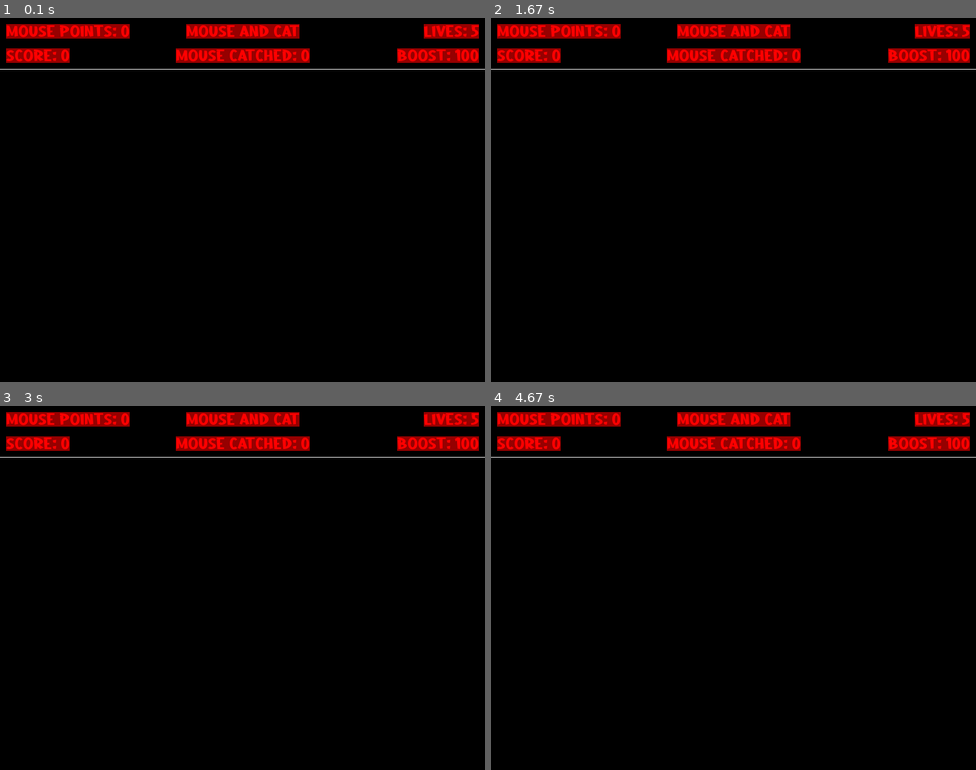
Above: before the commit, frames 1-4 (two rows, left to right).
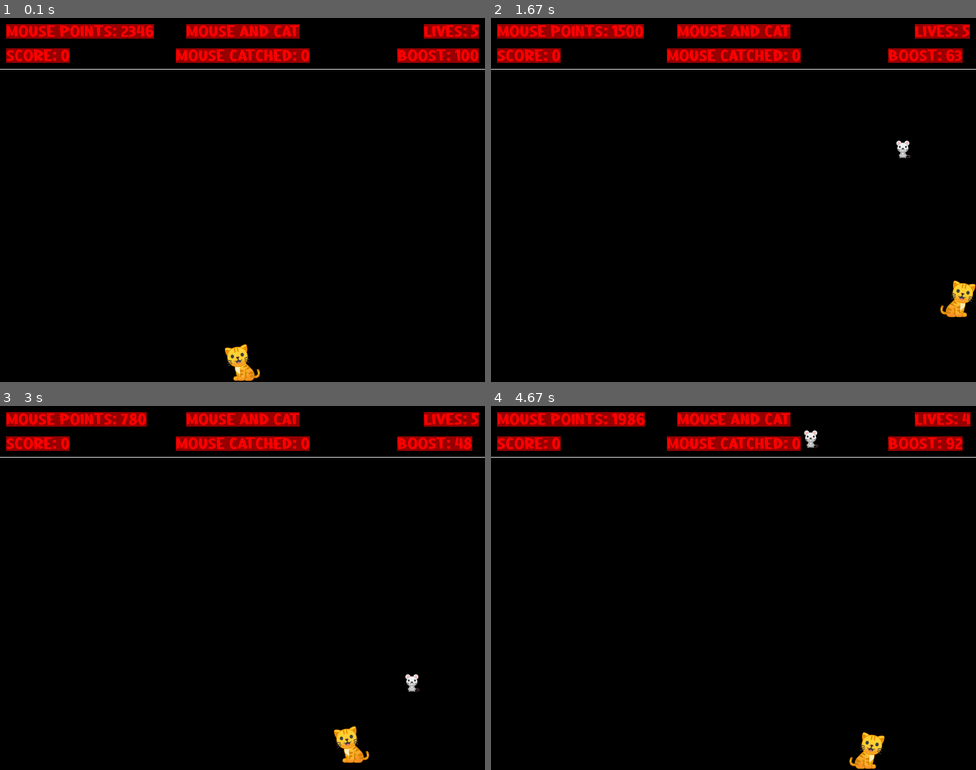
Above: after the commit, the same moments.

Repository: Meruman/Pygame-game-dev
Game: pygame game, started from 5.-MouseAndCat/mouse_and_cat.py
The game is run twice, just before and just after one commit, with the same random seed, the same clock (stepped at 60 frames per second) and the same inputs.
Inputs:
- Up to frame 1 (0.1 s): no input
- Up to frame 2 (1.67 s): hold Space 0.33-0.8 s; hold Right 0.33-0.8 s; hold Right 0.83-1.3 s; tap Space at 0.9, 1.2, 1.4 s; hold Up 1.33-1.63 s
- Up to frame 3 (3 s): hold Right 1.67-2.13 s; tap Space at 1.73, 2.03, 2.23, 2.53, 2.8 s; hold Left 2.17-2.7 s; hold Down from 2.73 s (still down)
- Up to frame 4 (4.67 s): release Down at 3.03 s; hold Left 3.07-3.47 s; tap Space at 3.13, 3.43, 3.97, 4.27, 4.63 s; hold Right 3.9-4.53 s; hold Down from 4.57 s (still down)

The runs differ from the first frame. In frame 1, 0.6% of the frame differs, in the area x 25-54%, y 1-100%; in frame 2, 0.9%; in frame 3, 0.8%; in frame 4, 0.9%, in the area x 24-99%, y 1-100%.

Commit message:
mouse and cat finished

Diff:
--- a/5.-MouseAndCat/mouse_and_cat.py
+++ b/5.-MouseAndCat/mouse_and_cat.py
@@ -19,6 +19,7 @@
 STARTING_BOOST_LEVEL = 100
 STARTING_MOUSE_VELOCITY = 3
 MOUSE_ACCELERATION = 0.25
+BUFFER_DISTANCE = 100
 
 score = 0
 mouse_points = 0
@@ -68,6 +69,14 @@
 boost_rect = boost_text.get_rect()
 boost_rect.topright = (WINDOW_WIDTH - 10,50)
 
+game_over_text = custom_font.render(f"FINAL SCORE: {score}",True, RED)
+game_over_rect = game_over_text.get_rect()
+game_over_rect.center = (WINDOW_WIDTH//2, WINDOW_HEIGHT//2)
+
+continue_text = custom_font.render(f"click anywhere to play again",True, RED)
+continue_rect = continue_text.get_rect()
+continue_rect.center = (WINDOW_WIDTH//2, WINDOW_HEIGHT//2 + 64)
+
 #Set sounds and music
 cat_sound = pygame.mixer.Sound("5.-MouseAndCat\Assets\miau.wav")
 mouse_sound = pygame.mixer.Sound("5.-MouseAndCat\Assets\yeah-mouse-squirrel-cartoon.wav")
@@ -77,8 +86,15 @@
 pygame.mixer.music.play(-1,0,0)
 
 #Set images
-cat_image = pygame.image.load("5.-MouseAndCat\Assets\cat_left.png")
+cat_image_left = pygame.image.load("5.-MouseAndCat\Assets\cat_left.png")
+cat_image_right = pygame.image.load("5.-MouseAndCat\Assets\cat_right.png")
+cat_image = cat_image_left
+cat_rect = cat_image.get_rect()
+cat_rect.centerx = WINDOW_WIDTH//2
+cat_rect.bottom = WINDOW_HEIGHT
 mouse_image = pygame.image.load("5.-MouseAndCat\Assets\mouse_small.png")
+mouse_rect = mouse_image.get_rect()
+mouse_rect.topleft = (random.randint(0,WINDOW_WIDTH-32), -BUFFER_DISTANCE)
 
 running = True
 while running:
@@ -86,16 +102,101 @@
         if event.type == pygame.QUIT:
             running = False
 
-
+    #Move the player
+    keys = pygame.key.get_pressed()
+    if keys[pygame.K_LEFT] and cat_rect.left > 0:
+        cat_rect.x -= player_velocity
+        cat_image = cat_image_left
+    if keys[pygame.K_RIGHT] and cat_rect.right < WINDOW_WIDTH:
+        cat_rect.x += player_velocity
+        cat_image = cat_image_right
+    if keys[pygame.K_UP] and cat_rect.top > 100:
+        cat_rect.y -= player_velocity
+    if keys[pygame.K_DOWN] and cat_rect.bottom < WINDOW_HEIGHT:
+        cat_rect.y += player_velocity
+
+    #Engage boost
+    if keys[pygame.K_SPACE] and boost_level > 0:
+        player_velocity = PLAYER_BOOST_VELOCITY
+        boost_level-=1
+    else:
+        player_velocity = PLAYER_NORMAL_VELOCITY
+
+    #Move the mouse and update mouse points
+    mouse_rect.y += mouse_velocity
+    mouse_points = int(mouse_velocity * (WINDOW_HEIGHT - mouse_rect.y + 100))
+
+    #Player missed the mouse
+    if mouse_rect.y > WINDOW_HEIGHT:
+        player_lives -= 1
+        mouse_sound.play()
+
+        mouse_rect.topleft = (random.randint(0,WINDOW_WIDTH-32), -BUFFER_DISTANCE)
+        mouse_velocity = STARTING_MOUSE_VELOCITY
+
+        cat_rect.centerx = WINDOW_WIDTH//2
+        cat_rect.bottom = WINDOW_HEIGHT
+        boost_level = STARTING_BOOST_LEVEL
+
+    #Check for collisions
+    if cat_rect.colliderect(mouse_rect):
+        score += mouse_points
+        mouse_eaten += 1
+        cat_sound.play()
+
+        mouse_rect.topleft = (random.randint(0,WINDOW_WIDTH-32), -BUFFER_DISTANCE)
+        mouse_velocity += MOUSE_ACCELERATION
+
+        boost_level += 25
+        if boost_level > STARTING_BOOST_LEVEL:
+            boost_level = STARTING_BOOST_LEVEL
+
+    display_surface.fill(BLACK)
 
     #Blit HUD
+    points_text = custom_font.render(f"Mouse points: {mouse_points}", True, RED,DARKRED)
     display_surface.blit(points_text,points_rect)
+    score_text = custom_font.render(f"Score: {score}",True,RED,DARKRED)
     display_surface.blit(score_text,score_rect)
     display_surface.blit(title_text,title_rect)
+    eaten_text = custom_font.render(f"Mouse catched: {mouse_eaten}",True,RED,DARKRED)
     display_surface.blit(eaten_text,eaten_rect)
+    lives_text = custom_font.render(f"Lives: {player_lives}",True,RED,DARKRED)
     display_surface.blit(lives_text,lives_rect)
+    boost_text = custom_font.render(f"Boost: {boost_level}",True,RED,DARKRED)
     display_surface.blit(boost_text,boost_rect)
     pygame.draw.line(display_surface,WHITE,(0,84),(WINDOW_WIDTH,84))
+
+    if player_lives <=0:
+        game_over_text = custom_font.render(f"FINAL SCORE: {score}",True, RED)
+        display_surface.blit(game_over_text,game_over_rect)
+        display_surface.blit(continue_text,continue_rect)
+        pygame.display.update()
+        pygame.mixer.music.stop()
+        is_paused = True
+        while is_paused:
+            for event in pygame.event.get():
+                if event.type == pygame.QUIT:
+                    running = False
+                    is_paused = False
+                elif event.type == pygame.MOUSEBUTTONDOWN:
+                    score = 0
+                    mouse_points = 0
+                    mouse_eaten = 0
+
+                    player_lives = PLAYER_STARTING_LIVES
+                    player_velocity = PLAYER_NORMAL_VELOCITY
+
+                    boost_level = STARTING_BOOST_LEVEL
+                    mouse_velocity = STARTING_MOUSE_VELOCITY
+
+                    pygame.mixer.music.play(-1,0,0)
+                    is_paused = False
+
+    #Blit assets
+    display_surface.blit(cat_image,cat_rect)
+    display_surface.blit(mouse_image, mouse_rect)
+
     pygame.display.update()
     clock.tick(FPS)
 
Not shown, added: 5.-MouseAndCat/Assets/quick_missed.mp3
